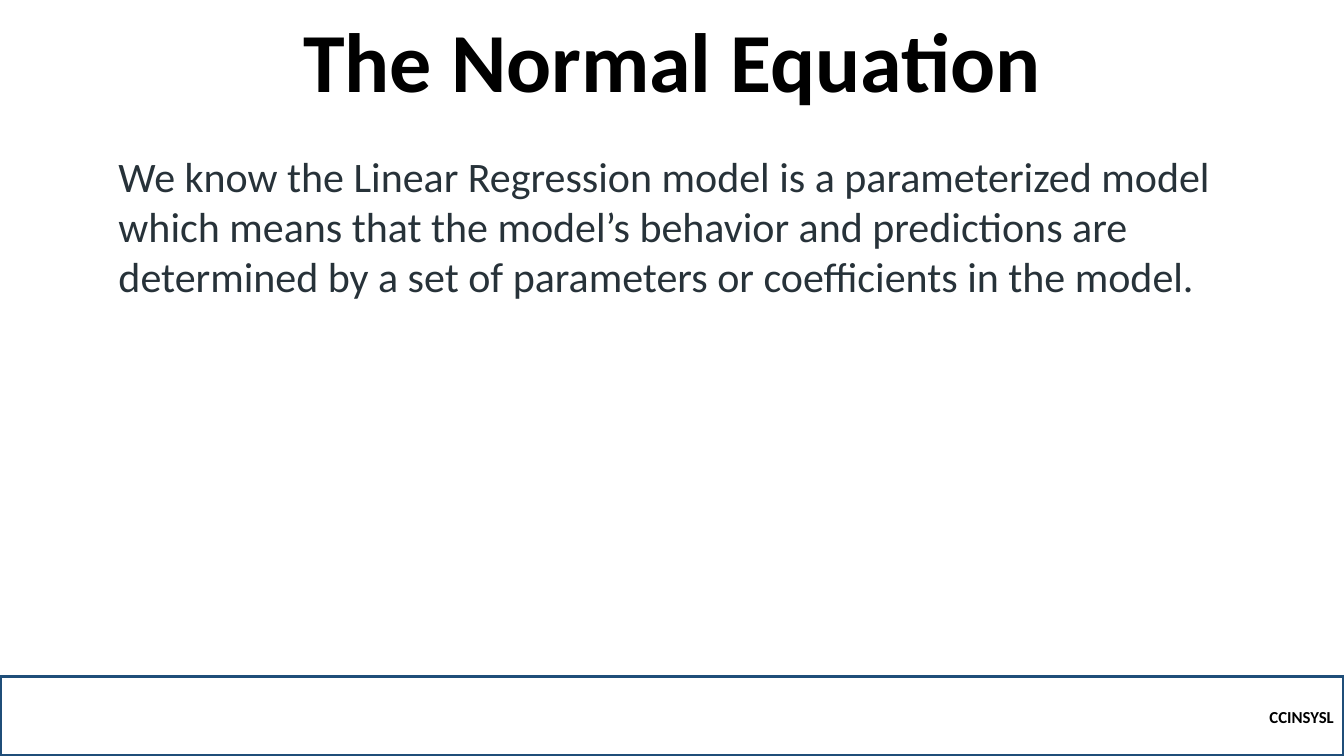
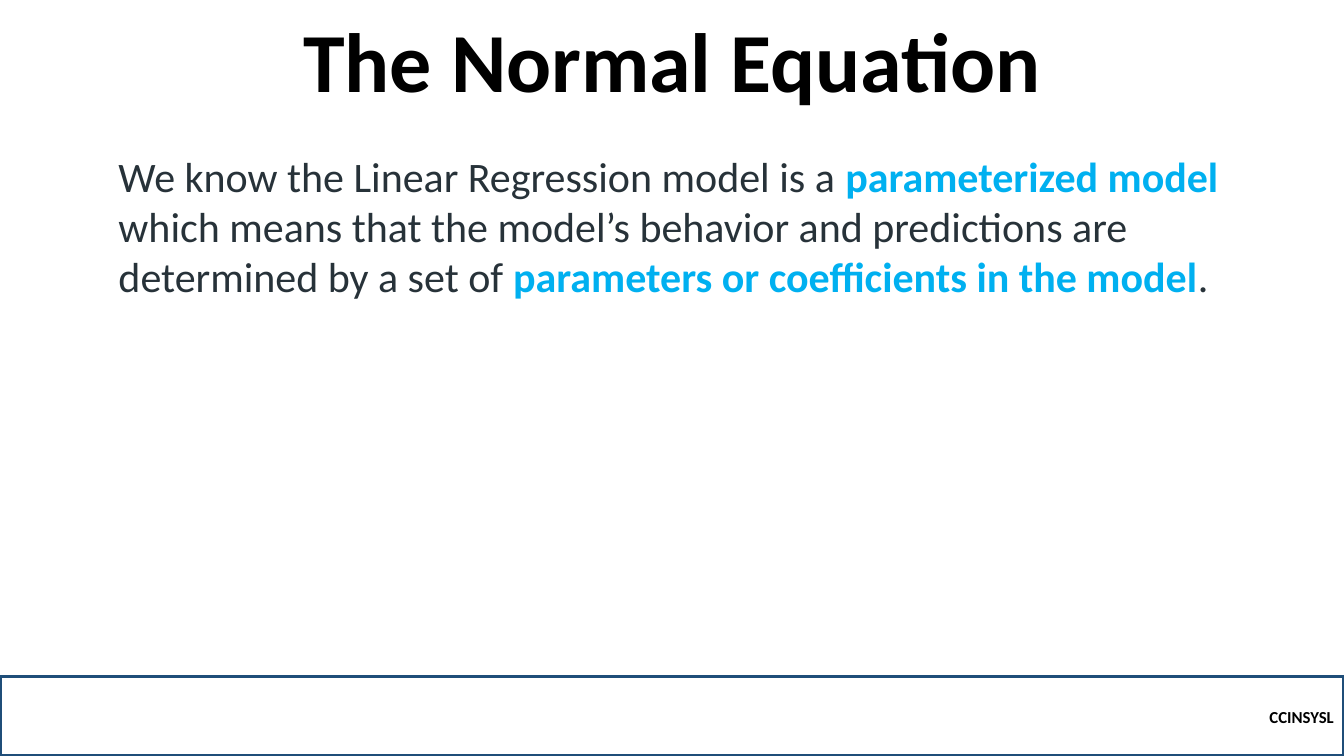
Before and after one commit to robitussin/CCINSYSL, a slide deck: slide 2 of 5 - Multiple Linear Regression/Normal Equation.pptx (slide 3 before the commit). Drawn at 1344x756 pixels with LibreOffice and Linux fonts; fonts in the diff are those of the drawing; background and template pictures are left out. Boxes give left, top, right and bottom in pixels: in the first picture for what was removed or moved away, otherwise in the second. Text is boxed around its words. In the diff, an @@ line names an element or a change of style, - is before the commit and + after.

```diff
--- a/5 - Multiple Linear Regression/Normal Equation.pptx
+++ b/5 - Multiple Linear Regression/Normal Equation.pptx
@@ text "We know the Linear Regression ..." at bbox=[118, 162, 1219, 299]: text colour #273239 to #00B0F0, bold on in "parameterized model parameters or coefficients in the ..." @@
```
Also in this commit, not shown: 3 other slides changed, 1 slide added, 1 slide removed, 7 other files.
